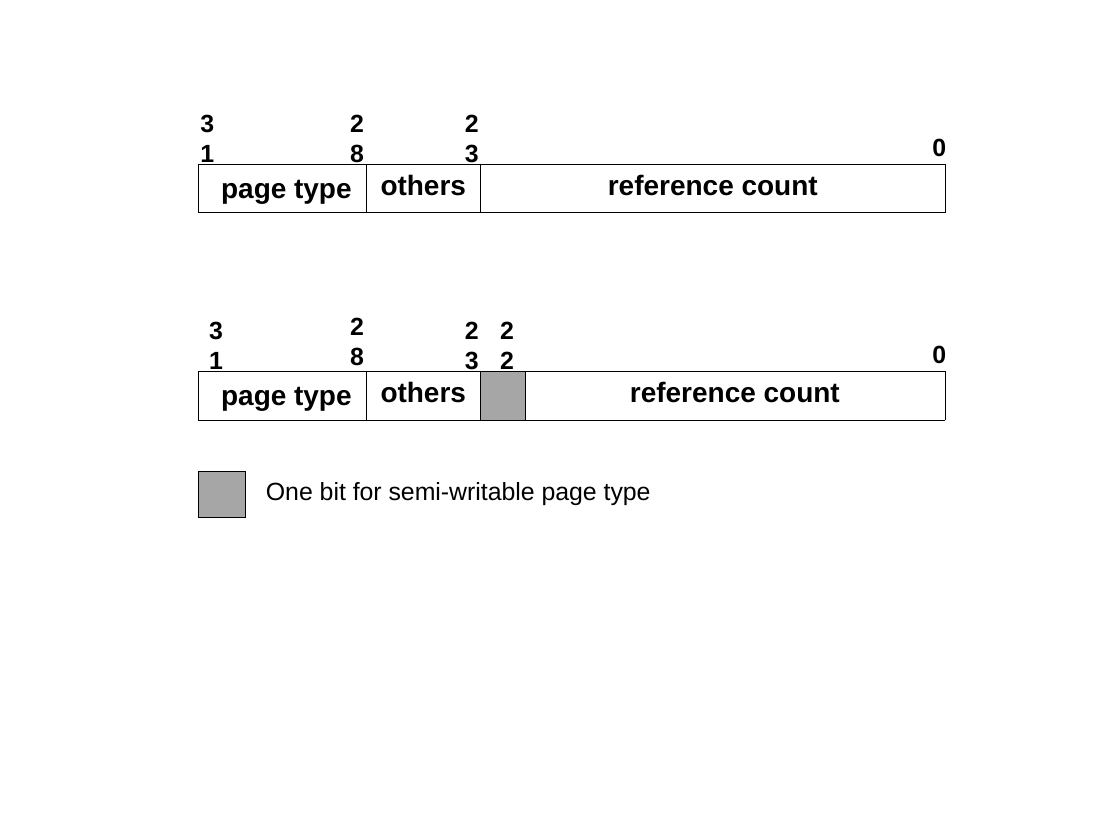
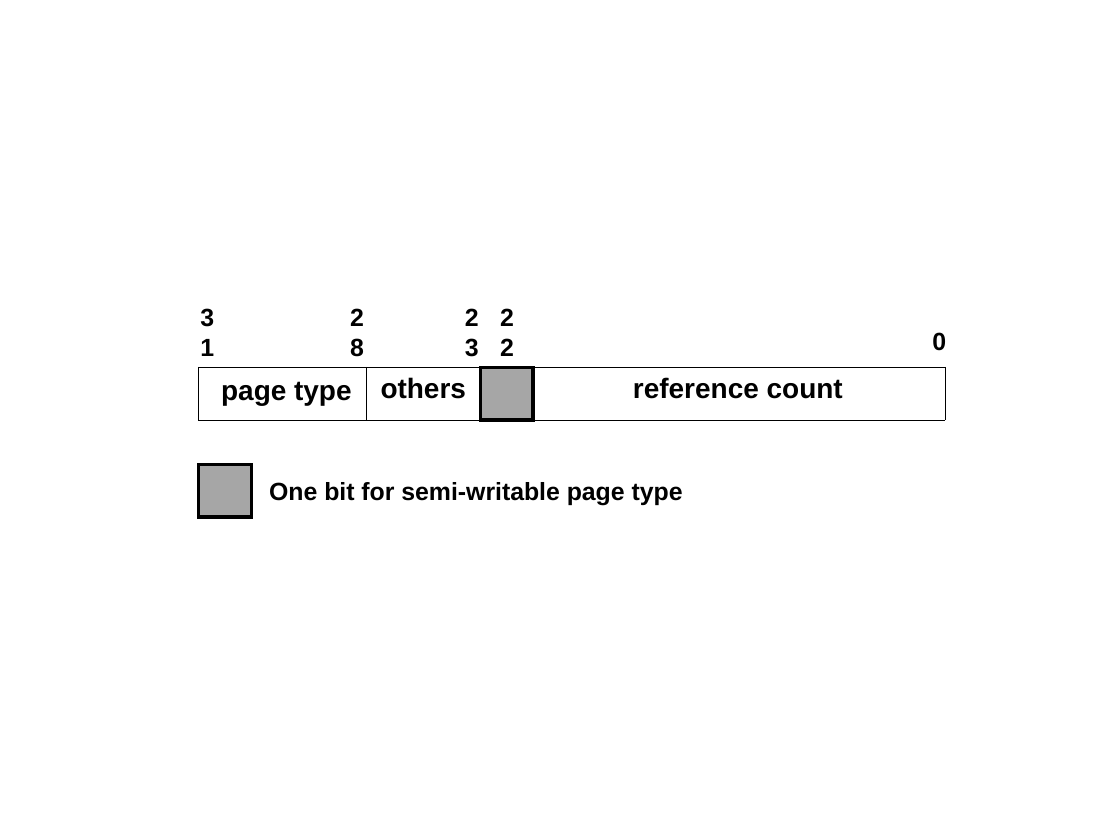
Before and after one commit to strongerwill/FastIO, a slide deck: slide 1 of doc/paper/image/implementation/cache-flag-representation.ppt. Drawn at 1120x840 pixels with LibreOffice and Linux fonts; fonts in the diff are those of the drawing. Boxes give left, top, right and bottom in pixels: in the first picture for what was removed or moved away, otherwise in the second. Text is boxed around its words. In the diff, an @@ line names an element or a change of style, - is before the commit and + after.

Commit message:
update semi-writable-figure

```diff
--- a/doc/paper/image/implementation/cache-flag-representation.ppt
+++ b/doc/paper/image/implementation/cache-flag-representation.ppt
@@ text removed at [200, 114, 214, 165] @@
-3
-1
@@ text removed at [350, 114, 364, 165] @@
-2
-8
@@ text removed at [465, 114, 479, 165] @@
-2
-3
@@ text removed at [932, 138, 946, 157] @@
-0
@@ table removed at [198, 165, 945, 213], 1 rows, 3 columns @@
-page type | others | reference count
@@ text "3": place and size @@
-text "3" at [209, 321, 223, 372]
+text "3" at [200, 308, 214, 356]
@@ text "2": place and size @@
-text "2" at [465, 321, 514, 339]
+text "2" at [465, 308, 514, 326]
@@ 3 texts: place and size @@
-3 texts at [350, 317, 946, 372]
+3 texts at [350, 308, 946, 357]
@@ table at [198, 367, 945, 420] @@
@@ fill #FFFFFF to none in row 1, column 1 @@
@@ fill #A6A6A6 to #FFFFFF in row 1, column 3 @@
@@ table: place and size @@
-table at [198, 372, 944, 420]
+table at [198, 367, 945, 420]
@@ rectangle added at [480, 367, 533, 420], fill #A6A6A6, outline #000000 2.01 pt @@
@@ table removed at [198, 472, 245, 517], 1 rows, 1 columns @@
-
@@ rectangle added at [198, 464, 251, 516], fill #A6A6A6, outline #000000 2.01 pt @@
@@ text "One bit for semi-writable page ..." at [269, 482, 683, 506]: bold on @@
```
Also in this commit, not shown: 5 other files.
